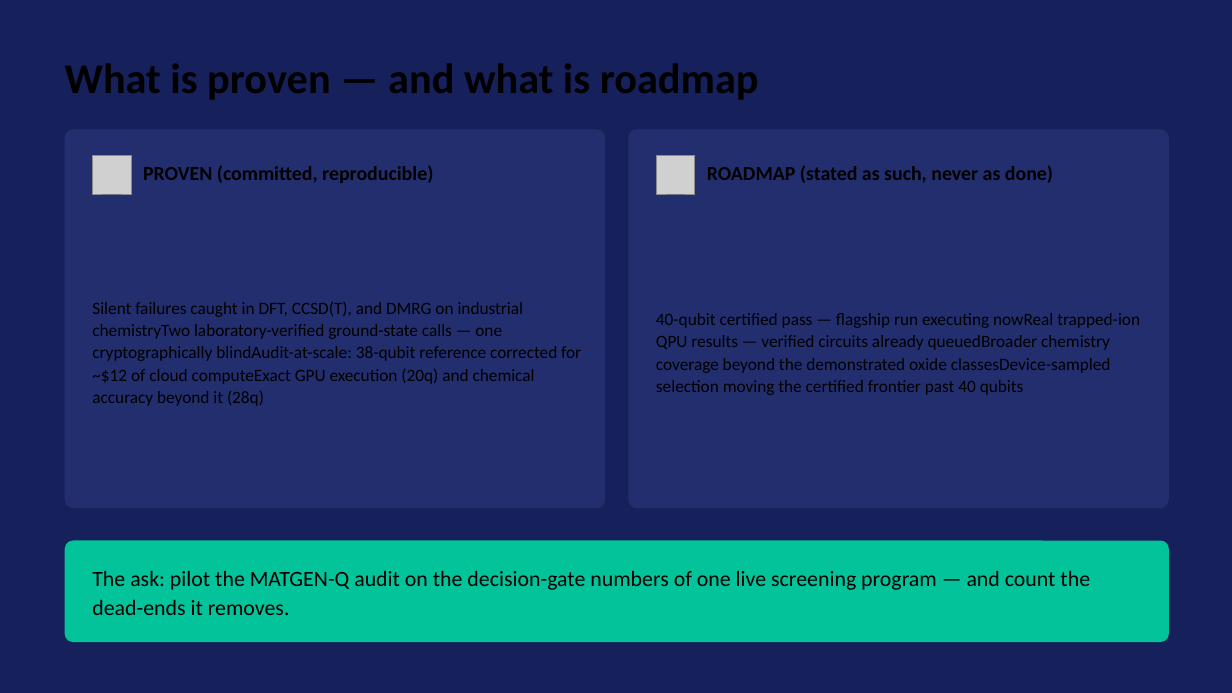
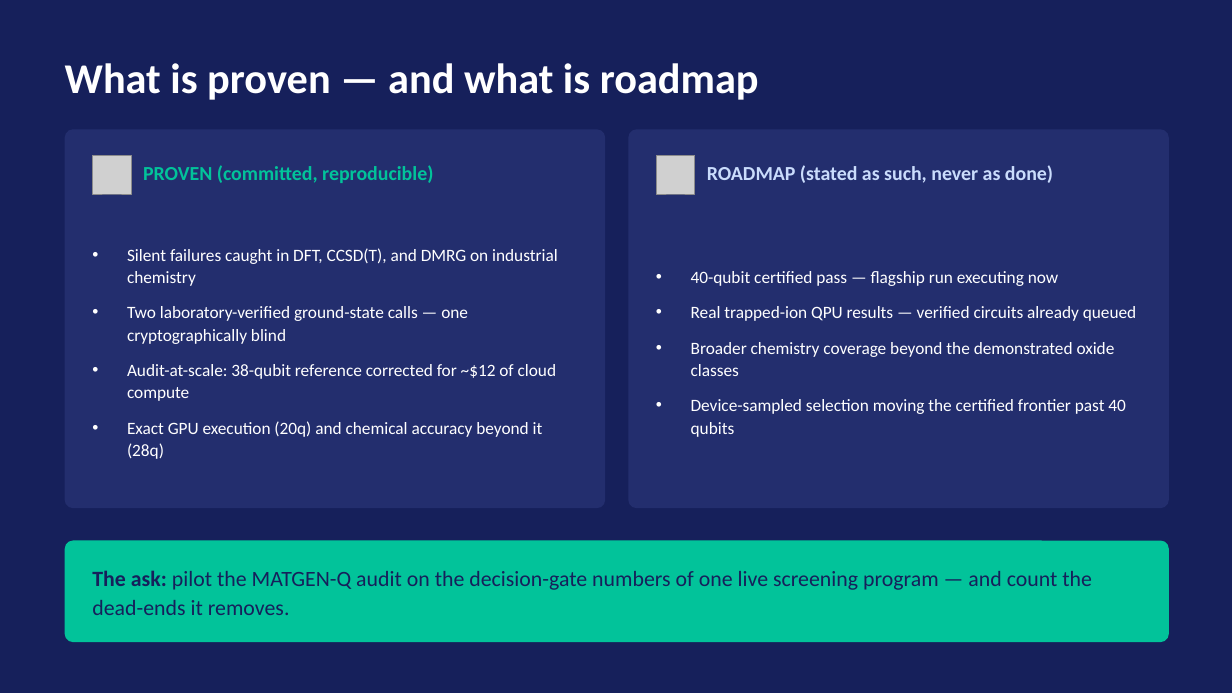
Before and after one commit to christianmetzl/potomac_advancedmaterials, a slide deck: slide 7 of docs/MATGENQ_Audit_CxO.pptx. Drawn at 1232x693 pixels with LibreOffice and Linux fonts; fonts in the diff are those of the drawing; grey boxes stand for pictures. Boxes give left, top, right and bottom in pixels: in the first picture for what was removed or moved away, otherwise in the second. Text is boxed around its words. In the diff, an @@ line names an element or a change of style, - is before the commit and + after.

```diff
--- a/docs/MATGENQ_Audit_CxO.pptx
+++ b/docs/MATGENQ_Audit_CxO.pptx
@@ text "What is proven — and ..." at <box>65,63,759,100</box>: text colour #000000 to #FFFFFF @@
@@ text "PROVEN (committed, reproducible)" at <box>143,165,433,183</box>: text colour #000000 to #02C39A @@
@@ text "ROADMAP (stated as such, never ..." at <box>707,165,1053,183</box>: text colour #000000 to #CADCFC @@
@@ text at <box>127,248,558,459</box>: text changed; text colour #000000 to #FFFFFF @@
-Silent failures caught in DFT, CCSD(T), and DMRG on industrial chemistryTwo laboratory-verified ground-state calls — one cryptographically blindAudit-at-scale: 38-qubit reference corrected for ~$12 of cloud computeExact GPU execution (20q) and chemical accuracy beyond it (28q)
+• Silent failures caught in DFT, CCSD(T), and DMRG on industrial chemistry
+• Two laboratory-verified ground-state calls — one cryptographically blind
+• Audit-at-scale: 38-qubit reference corrected for ~$12 of cloud compute
+• Exact GPU execution (20q) and chemical accuracy beyond it (28q)
@@ text at <box>691,271,1136,437</box>: text changed; text colour #000000 to #FFFFFF @@
-40-qubit certified pass — flagship run executing nowReal trapped-ion QPU results — verified circuits already queuedBroader chemistry coverage beyond the demonstrated oxide classesDevice-sampled selection moving the certified frontier past 40 qubits
+• 40-qubit certified pass — flagship run executing now
+• Real trapped-ion QPU results — verified circuits already queued
+• Broader chemistry coverage beyond the demonstrated oxide classes
+• Device-sampled selection moving the certified frontier past 40 qubits
@@ text "The ask: pilot the MATGEN-Q ..." at <box>92,570,1092,615</box>: text colour #000000 to #16205B; bold on in "The ask:" @@
```
Also in this commit, not shown: 6 other slides changed.
